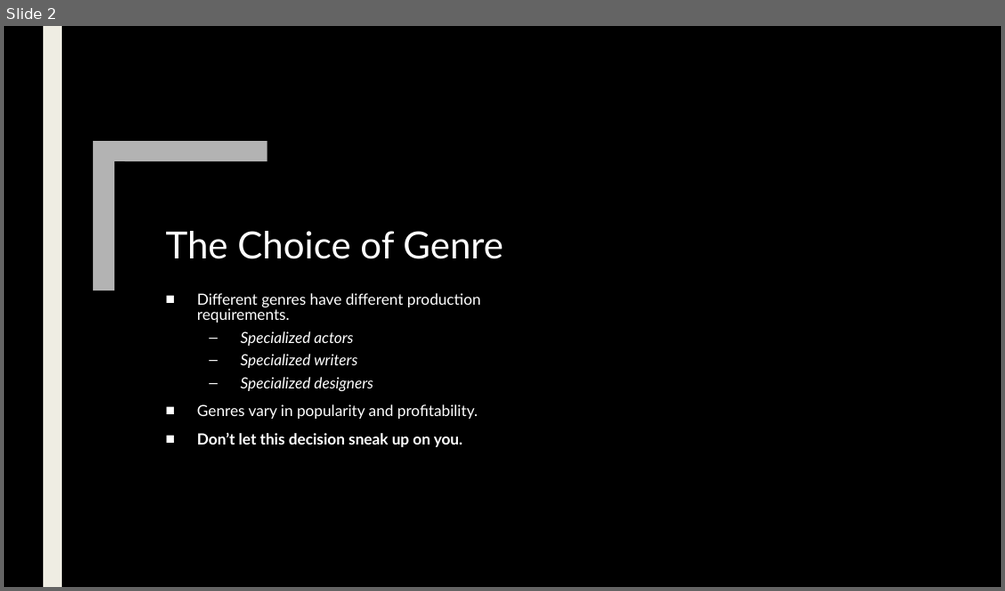
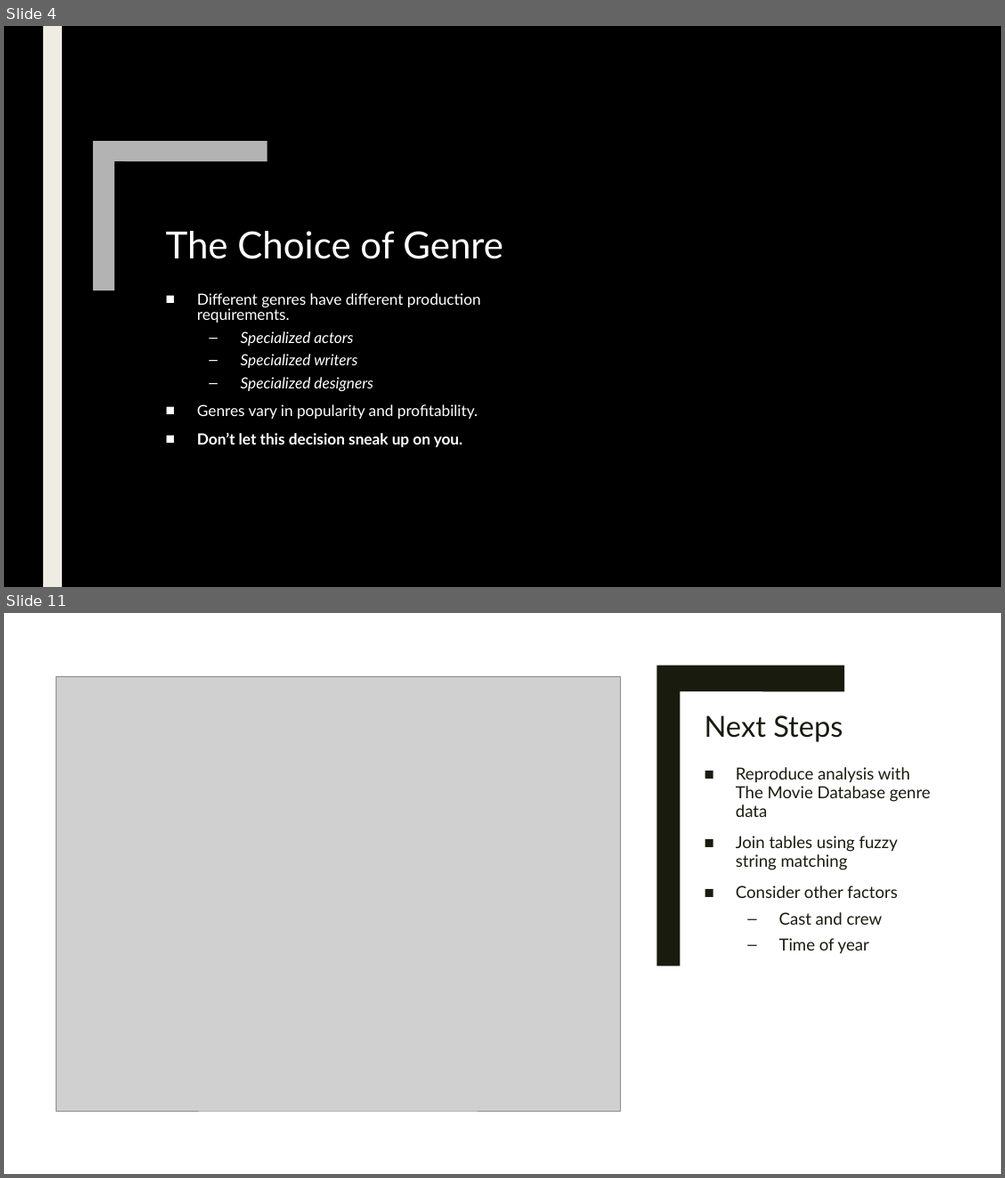
Before and after one commit to ndgigliotti/dsc-phase-1-project, a slide deck: presentation/presentation.pptx. Shown one above the other, each under a label of ours: slide 2 before the commit, slides 4 and 11 after it; the slides between them are not shown. The pictures are 1005x591 and 1005x1178 pixels, drawn with LibreOffice and Linux fonts; fonts in the diff are those of the drawing; grey boxes stand for pictures; background and template pictures are left out. Boxes give left, top, right and bottom in pixels: in the first picture for what was removed or moved away, otherwise in the second. Text is boxed around its words. In the diff, an @@ line names an element or a change of style, - is before the commit and + after.

```diff
--- a/presentation/presentation.pptx
+++ b/presentation/presentation.pptx
@@ slide 11 added at bbox=[4, 613, 1001, 1174], background #FFFFFF @@
@@ rectangle added at bbox=[4, 613, 1001, 1174], fill #FFFFFF @@
@@ rectangle added at bbox=[43, 613, 62, 1174], fill #191B0E @@
@@ freeform shape added at bbox=[657, 666, 844, 966], fill #191B0E @@
@@ picture added at bbox=[56, 676, 620, 1111] @@
@@ title added at bbox=[704, 715, 842, 742], 28 pt, text #191B0E @@
+Next Steps
@@ text added at bbox=[736, 767, 930, 954], 16 pt, text #191B0E @@
+■ Reproduce analysis with The Movie Database genre data
+■ Join tables using fuzzy string matching
+■ Consider other factors
+  – Cast and crew
+  – Time of year
@@ what was slide 2 is now slide 4 @@
```
Also in this commit, not shown: 1 slide changed, 8 other slides added, 7 slides removed, 1 other file.
